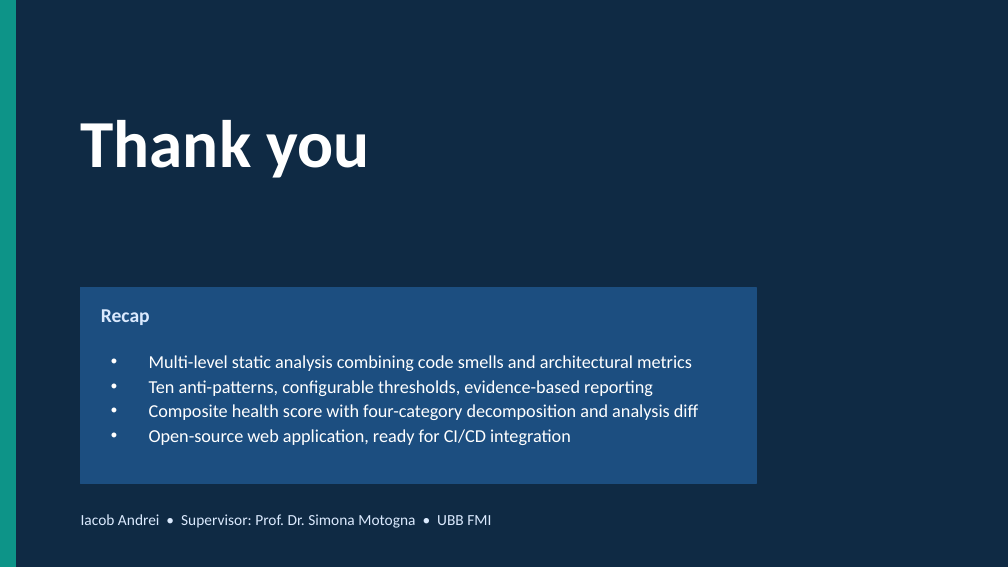
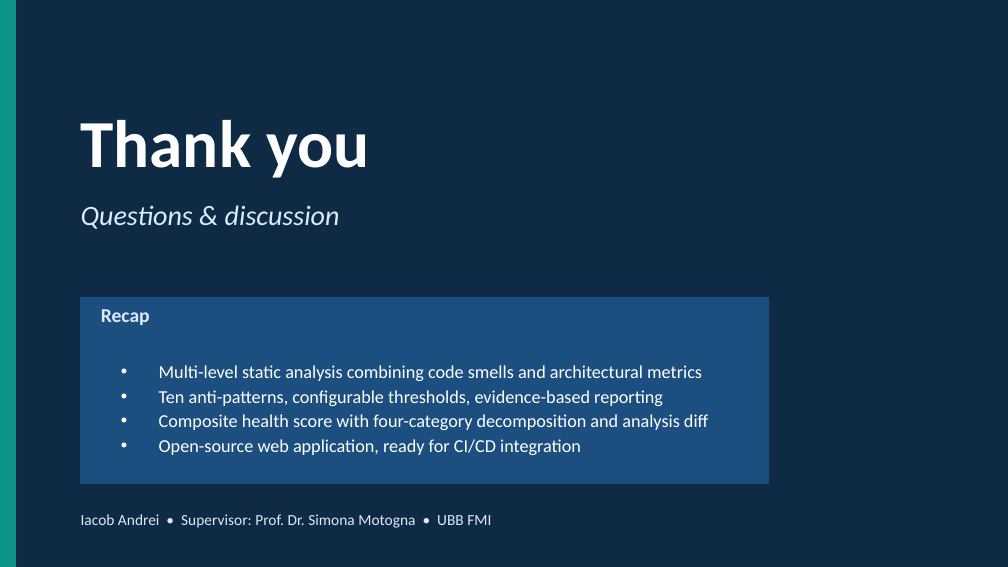
Before and after one commit to andrei45635/dissertation_backend, a slide deck: slide 12 of thesis/presentation/MSA_Detector_Defense.pptx. Drawn at 1008x567 pixels with LibreOffice and Linux fonts; fonts in the diff are those of the drawing. Boxes give left, top, right and bottom in pixels: in the first picture for what was removed or moved away, otherwise in the second. Text is boxed around its words. In the diff, an @@ line names an element or a change of style, - is before the commit and + after.

```diff
--- a/thesis/presentation/MSA_Detector_Defense.pptx
+++ b/thesis/presentation/MSA_Detector_Defense.pptx
@@ text added at (x1=81, y1=205, x2=340, y2=229), 20 pt, text #DBEAFE, italic @@
+Questions & discussion
@@ rectangle resized from (x1=81, y1=287, x2=756, y2=484) to (x1=81, y1=297, x2=769, y2=484) @@
@@ text "Multi-level static analysis combining code ..." moved from (x1=149, y1=355, x2=698, y2=445) to (x1=159, y1=365, x2=708, y2=455) @@
```
Also in this commit, not shown: 6 other slides changed, 25 other files.
